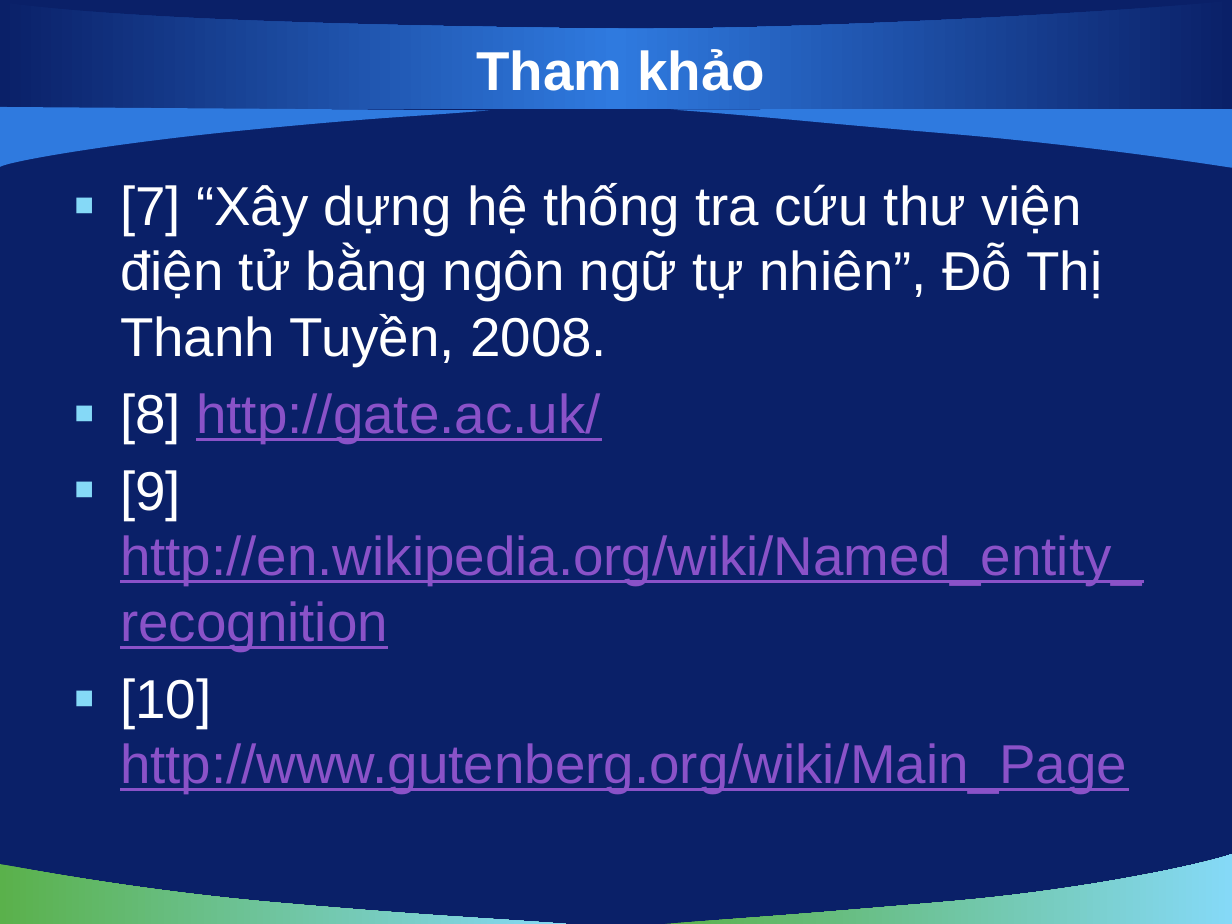
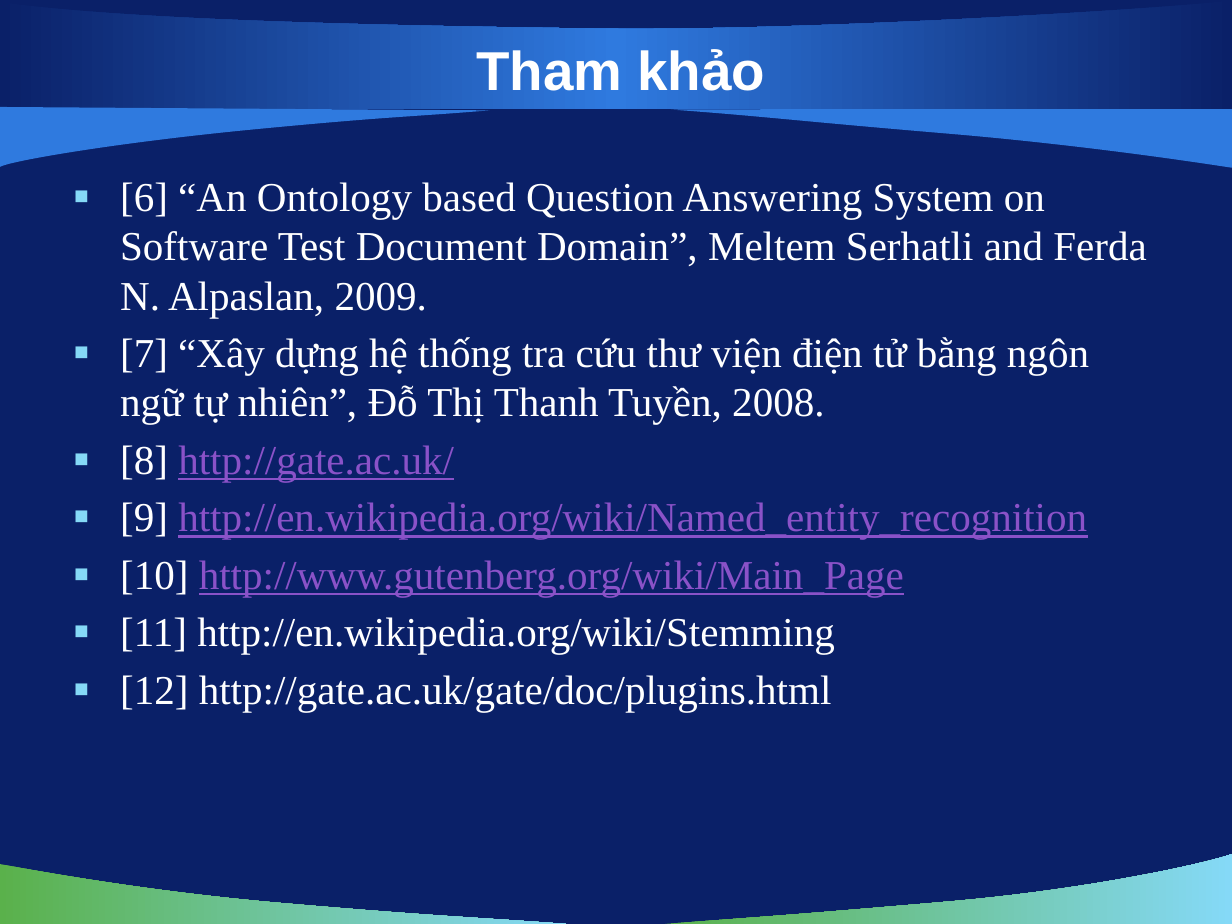
Before and after one commit to vuaviet/filnalproject, a slide deck: slide 23 of De Cuong/bao cao 22-10-2010.pptx (slide 12 before the commit). Drawn at 1232x924 pixels with LibreOffice and Linux fonts; fonts in the diff are those of the drawing; background and template pictures are left out. Boxes give left, top, right and bottom in pixels: in the first picture for what was removed or moved away, otherwise in the second. Text is boxed around its words. In the diff, an @@ line names an element or a change of style, - is before the commit and + after.

```diff
--- a/De Cuong/bao cao 22-10-2010.pptx
+++ b/De Cuong/bao cao 22-10-2010.pptx
@@ text at [120, 182, 1146, 317]: paragraph added @@
+▪ [6] “An Ontology based Question Answering System on Software Test Document Domain”, Meltem Serhatli and Ferda N. Alpaslan, 2009.
@@ text at [120, 337, 1089, 597]: size 32 to 24 pt, font Arial to Times New Roman in "[7] “Xây dựng hệ thống tra cứu ...", "[8] http://gate.ac.uk/", "[9] http://en.wikipedia.org/wiki/Named_entity_recognition", "[10] http://www.gutenberg.org/wiki/Main_Page"; less space between paragraphs @@
@@ text at [120, 617, 835, 712]: paragraphs added @@
+▪ [11] http://en.wikipedia.org/wiki/Stemming
+▪ [12] http://gate.ac.uk/gate/doc/plugins.html
```
Also in this commit, not shown: 2 other slides changed, 12 slides added, 1 slide removed, 2 other files.
